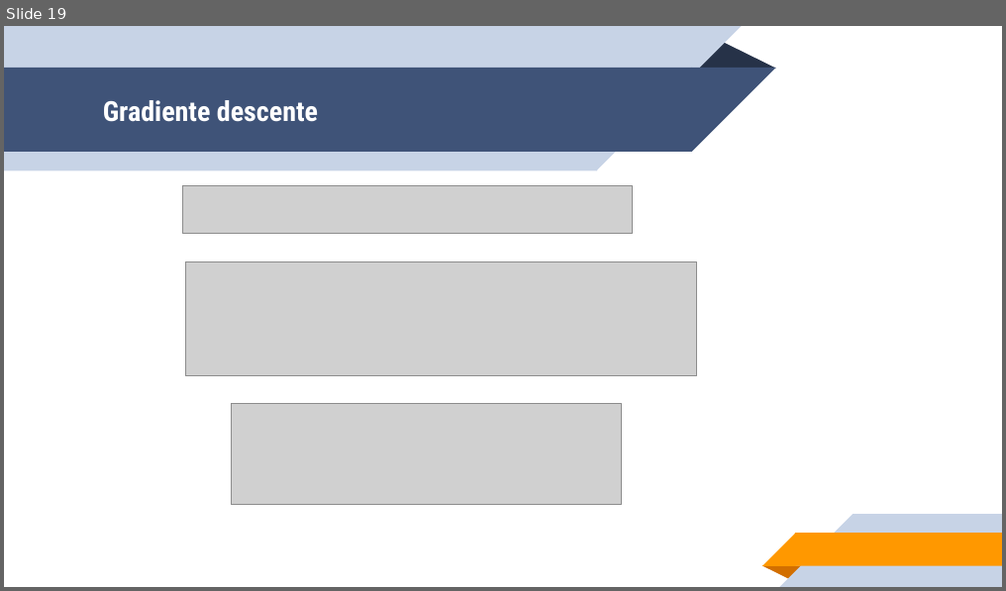
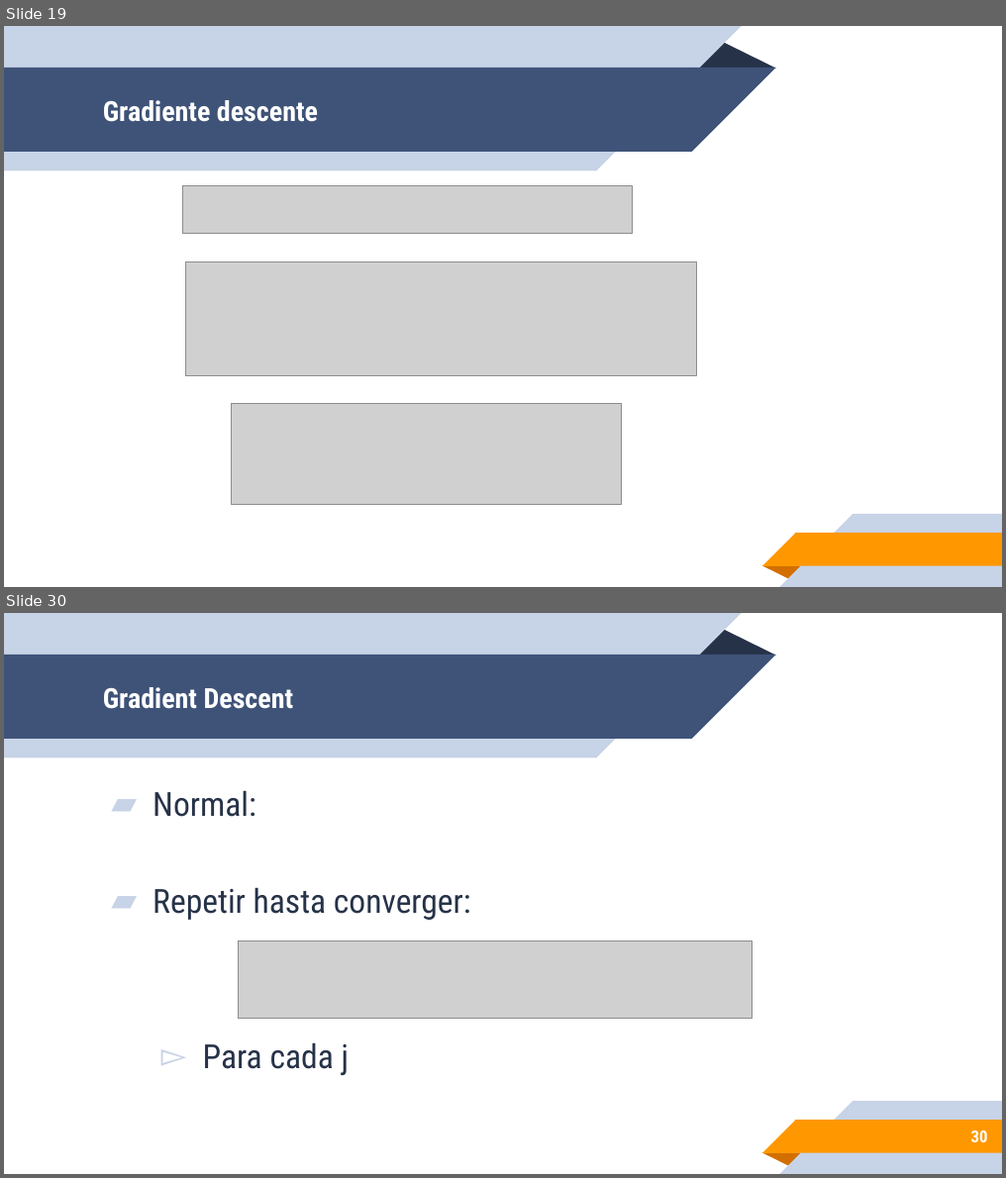
Before and after one commit to leonpalafox/aiclase, a slide deck: Slides/UPAI2019_15.pptx. Shown one above the other, each under a label of ours: slide 19 before the commit, slides 19 and 30 after it; the slides between them are not shown. The pictures are 1006x591 and 1006x1178 pixels, drawn with LibreOffice and Linux fonts; fonts in the diff are those of the drawing; grey boxes stand for pictures; background and template pictures are left out. Boxes give left, top, right and bottom in pixels: in the first picture for what was removed or moved away, otherwise in the second. Text is boxed around its words. In the diff, an @@ line names an element or a change of style, - is before the commit and + after.

```diff
--- a/Slides/UPAI2019_15.pptx
+++ b/Slides/UPAI2019_15.pptx
@@ slide 30 added at <box>4,613,1002,1174</box>, background #FFFFFF; not listed: 10 template elements that a slide beside it also shows @@
@@ title added at <box>103,687,294,709</box>, 20 pt, text #FFFFFF, bold @@
+Gradient Descent
@@ text added at <box>152,790,471,1075</box>, 24 pt, text #263248 @@
+▰ Normal:
+▰ Repetir hasta converger:
+  ▻ Para cada j
@@ picture added at <box>238,942,751,1019</box> @@
@@ page number added at <box>971,1131,988,1143</box>, 12 pt, text #FFFFFF, bold @@
+30
```
Also in this commit, not shown: 14 other slides added, 1 slide removed.
